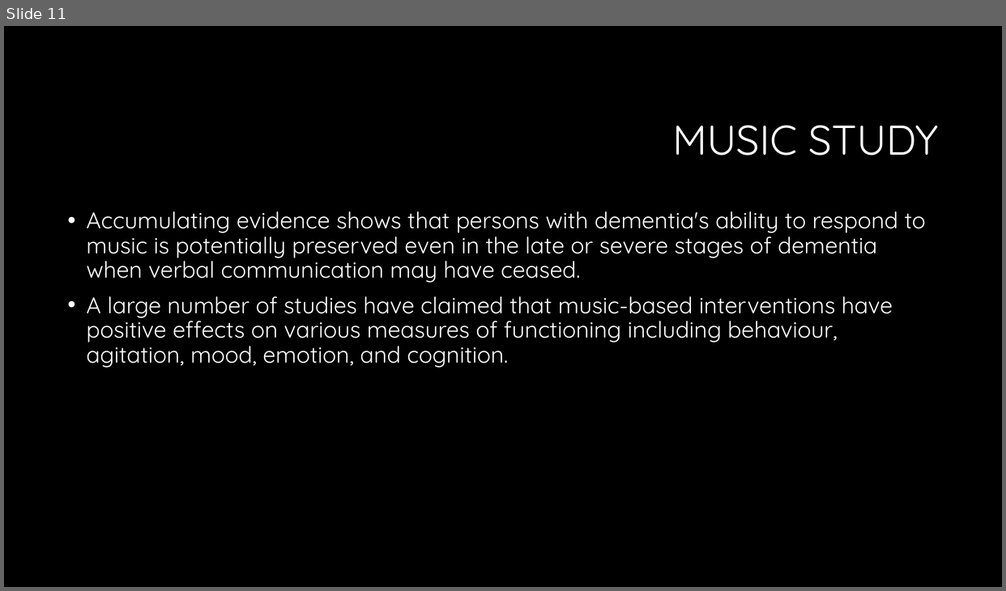
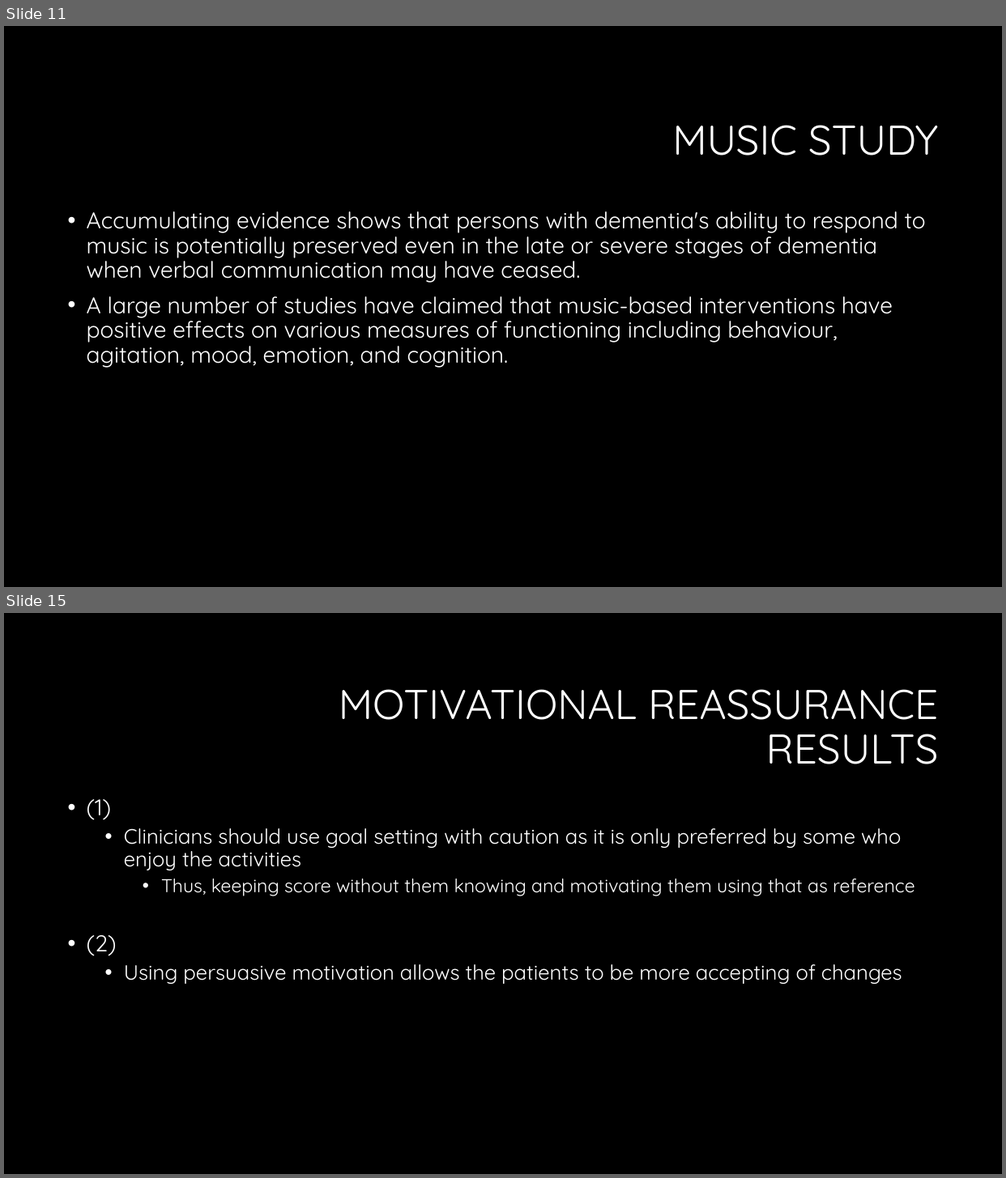
Before and after one commit to LoftieFourie/Honours_Project, a slide deck: Review of studies to motivate implementation and design.pptx. Shown one above the other, each under a label of ours: slide 11 before the commit, slides 11 and 15 after it; the slides between them are not shown. The pictures are 1006x591 and 1006x1178 pixels, drawn with LibreOffice and Linux fonts; fonts in the diff are those of the drawing; background and template pictures are left out. Boxes give left, top, right and bottom in pixels: in the first picture for what was removed or moved away, otherwise in the second. Text is boxed around its words. In the diff, an @@ line names an element or a change of style, - is before the commit and + after.

```diff
--- a/Review of studies to motivate implementation and design.pptx
+++ b/Review of studies to motivate implementation and design.pptx
@@ slide 15 added at box(4, 613, 1002, 1174), background #000000 @@
@@ title added at box(339, 689, 939, 764), 40 pt, text #FFFFFF @@
+MOTIVATIONAL REASSURANCE RESULTS
@@ text added at box(87, 799, 915, 984), 20 pt, text #FFFFFF @@
+• (1)
+  • Clinicians should use goal setting with caution as it is only preferred by some who enjoy the activities
+    • Thus, keeping score without them knowing and motivating them using that as reference
+• (2)
+  • Using persuasive motivation allows the patients to be more accepting of changes
```
Also in this commit, not shown: 2 slides changed, 2 other slides added, 1 slide removed.
